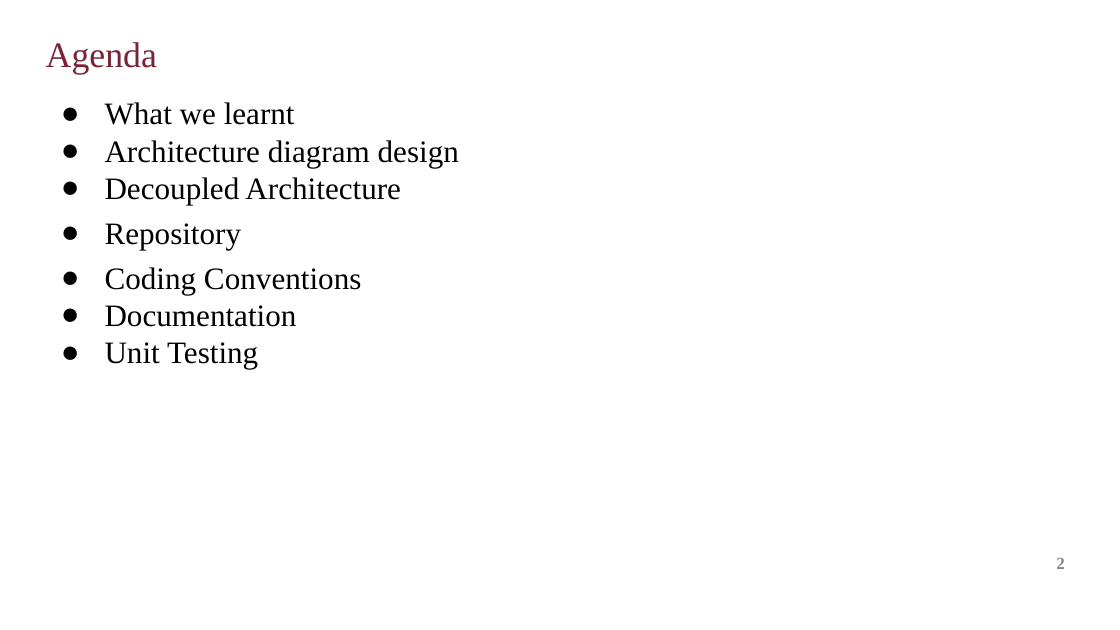
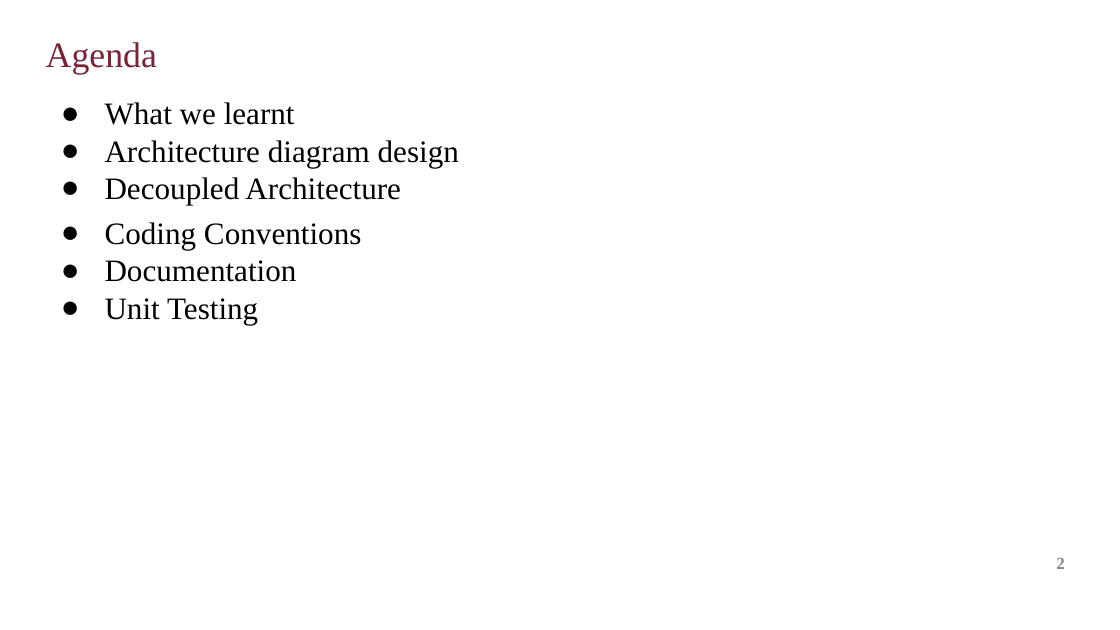
Before and after one commit to amir-zad-1/Java-Risk-Strategy-Game, a slide deck: slide 2 of soen6441/presentation/Build1 (1).pptx. Drawn at 1120x630 pixels with LibreOffice and Linux fonts; fonts in the diff are those of the drawing; background and template pictures are left out. Boxes give left, top, right and bottom in pixels: in the first picture for what was removed or moved away, otherwise in the second. Text is boxed around its words. In the diff, an @@ line names an element or a change of style, - is before the commit and + after.

Commit message:
presentation is updated

```diff
--- a/soen6441/presentation/Build1 (1).pptx
+++ b/soen6441/presentation/Build1 (1).pptx
@@ text at <box>105,223,242,250</box>: paragraph removed @@
-● Repository
```
Also in this commit, not shown: 5 other files.
